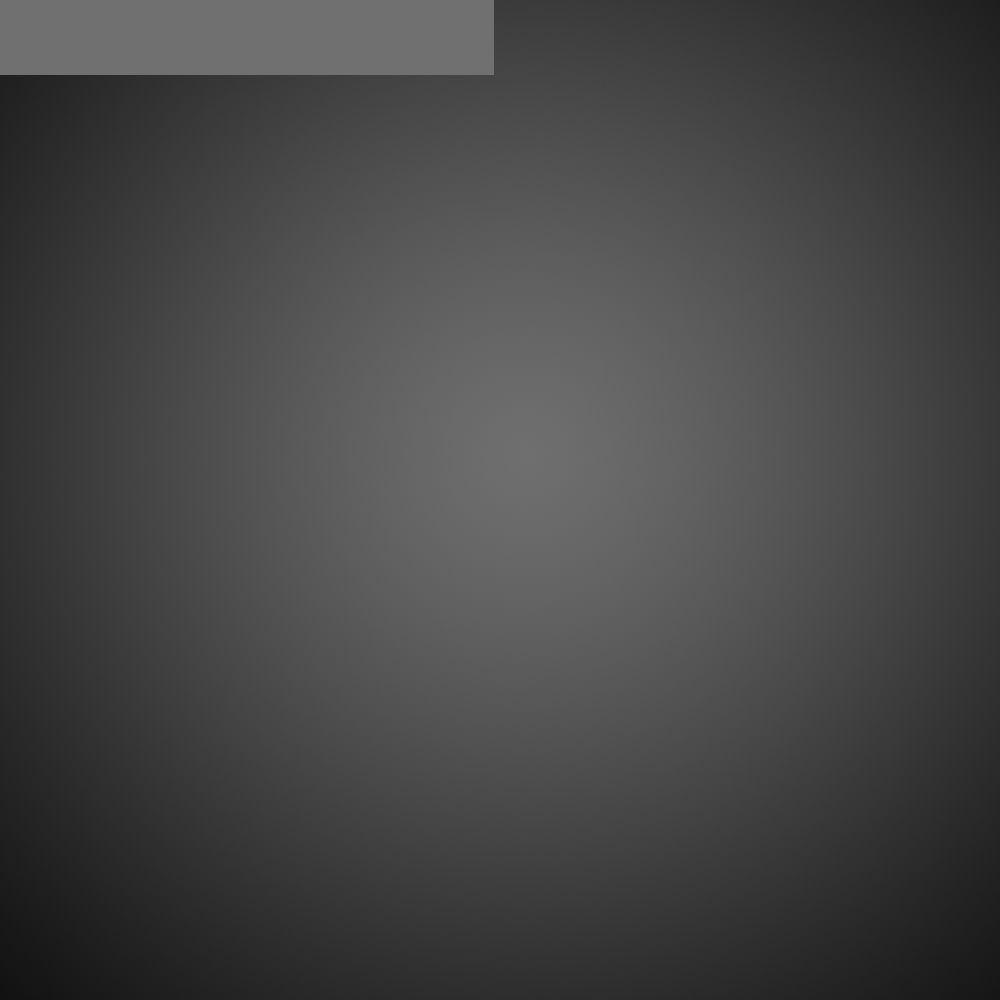
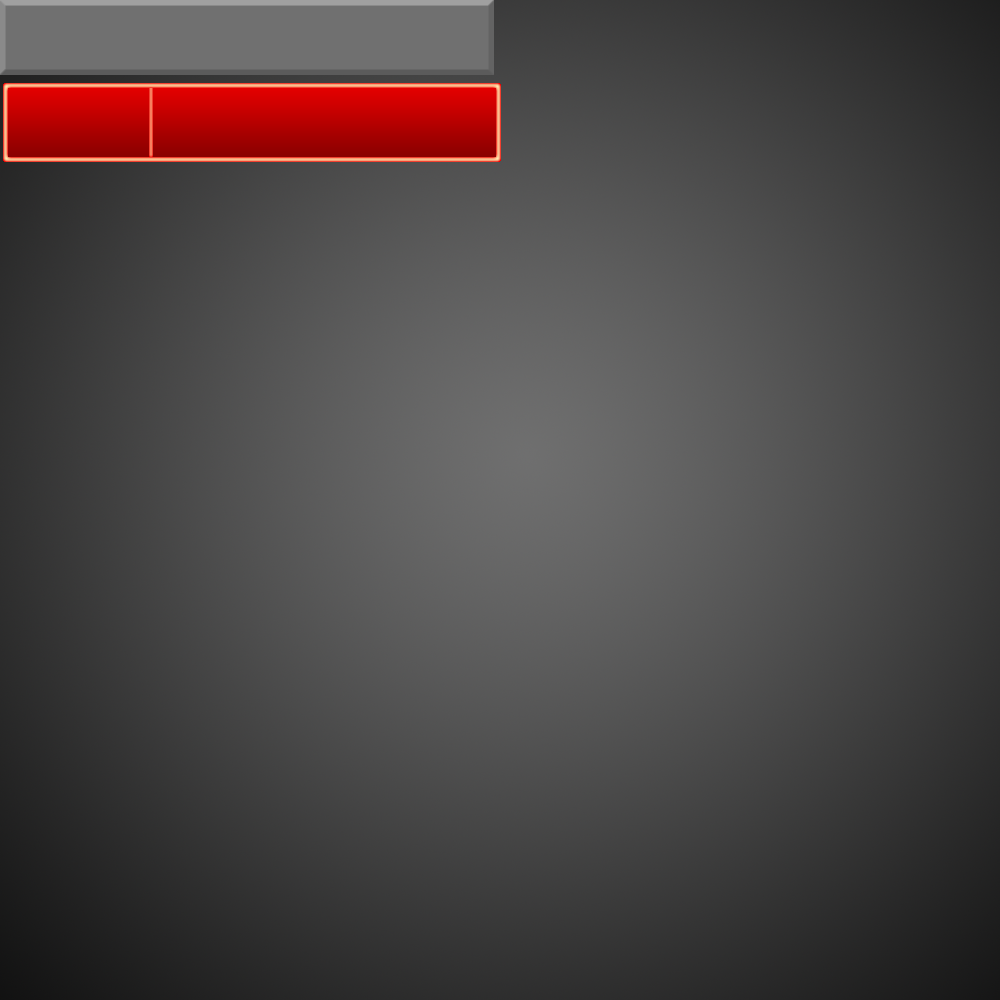
Two versions of the same layered image (1000x1000). Layer-by-layer changes:
added layer "Laag 3" above "Laag 6" over bbox(3, 83, 501, 162)
added layer "Laag 6" above "Laag 5" over bbox(149, 83, 153, 158)
added layer "Laag 5" above "Laag 4" over bbox(7, 85, 499, 160)
added layer "Laag 4" above "Laag 2" over bbox(5, 85, 499, 160)
